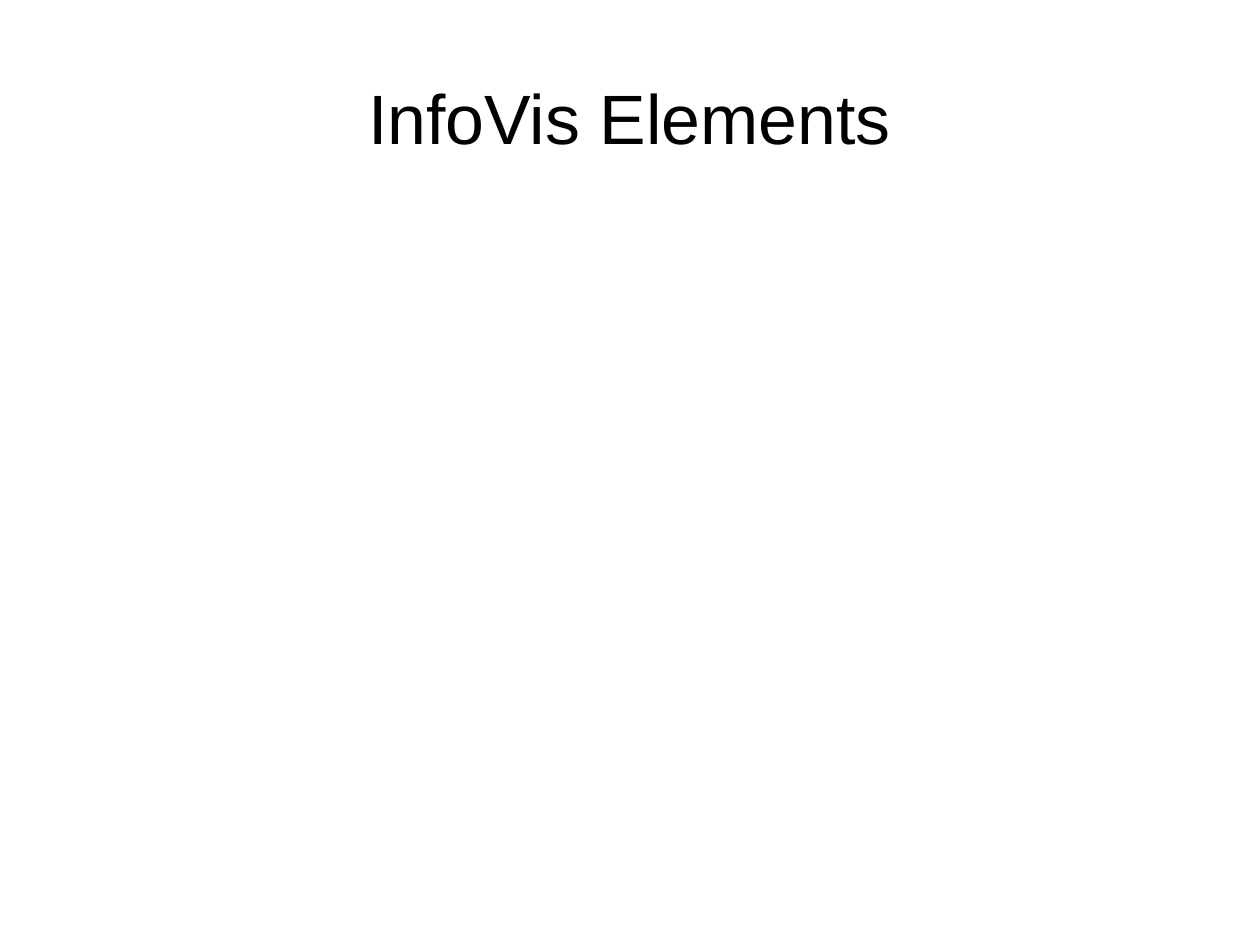
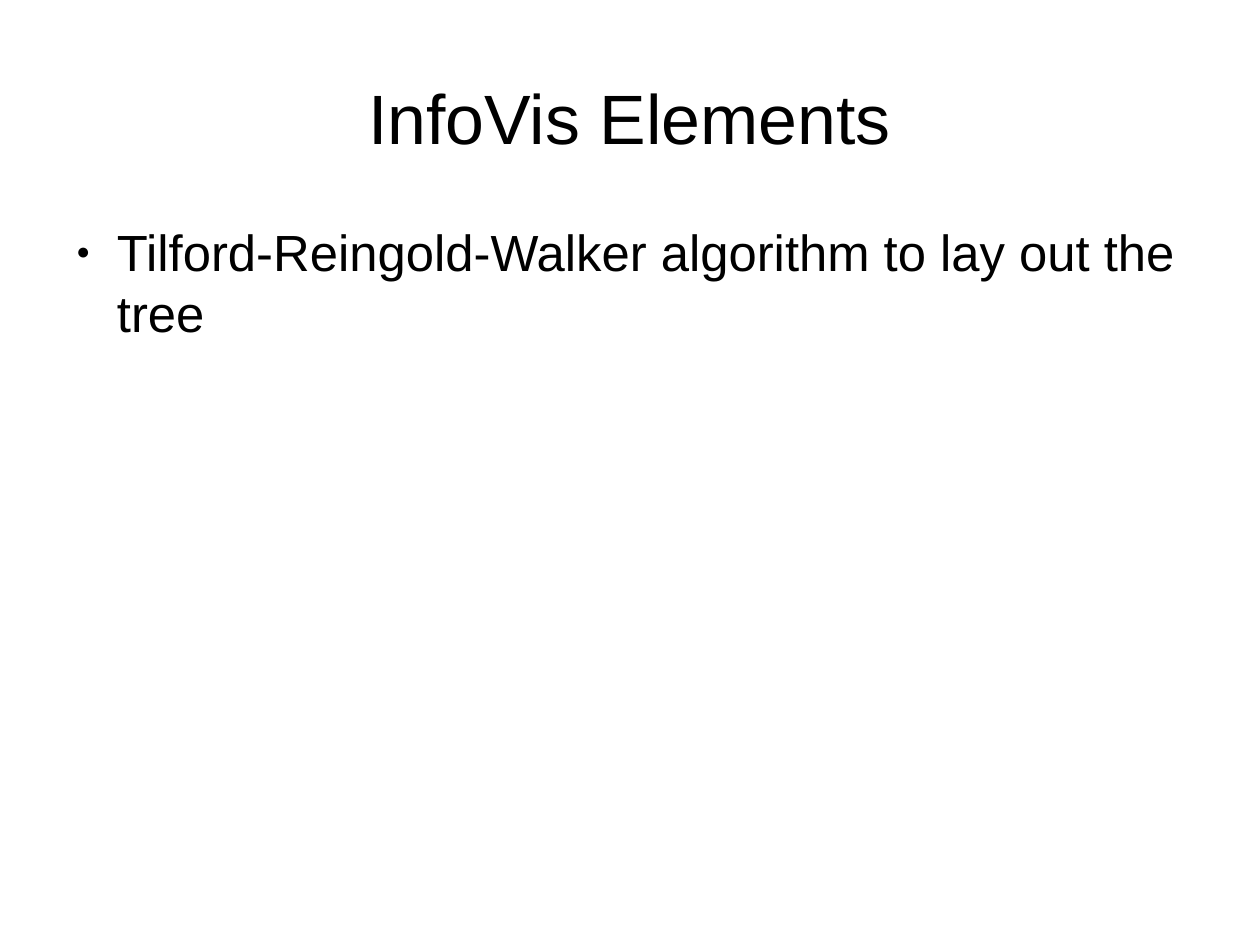
Before and after one commit to seachel/Treehehe, a slide deck: slide 4 of Presentation/VA_presentation.odp. Drawn at 1260x945 pixels with LibreOffice and Linux fonts; fonts in the diff are those of the drawing. Boxes give left, top, right and bottom in pixels: in the first picture for what was removed or moved away, otherwise in the second. Text is boxed around its words. In the diff, an @@ line names an element or a change of style, - is before the commit and + after.

```diff
--- a/Presentation/VA_presentation.odp
+++ b/Presentation/VA_presentation.odp
@@ text added at box(117, 234, 1175, 333), 32 pt, text #000000 @@
+● Tilford-Reingold-Walker algorithm to lay out the tree
```
Also in this commit, not shown: 3 other slides changed, 2 slides added, 2 slides removed.
